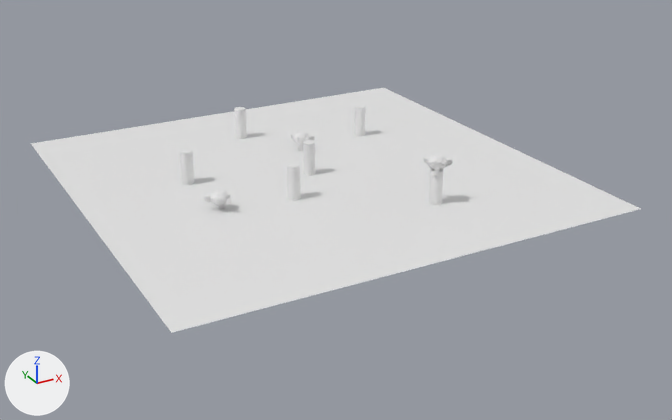
The FBX model data/scene.fbx as it was, and as the next commit left it.
Rendered twice from a camera (50 mm lens) standing at (-40.2, -78.8, 34.9) and looking at (1.2, -3.3, -2.8). Lighting does not change. The marker at lower left points along +X, +Y and +Z. Where no turn or scale is listed for an object, it has been applied to the vertices.

Objects in the first picture: 'Cylinder', 'Plane', 'Suzanne', 'Suzanne.001', 'Suzanne.002'.
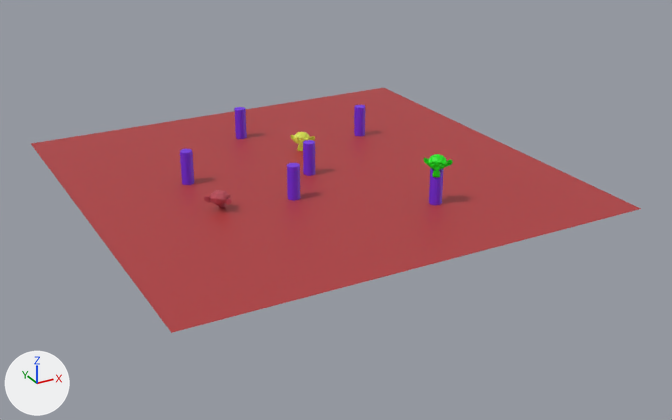
Pixel boxes [x1, y1, x2, y2] of what changed, in the pictures (672 x 420 px):
'Plane', recoloured (white to red)
    both: [31, 88, 641, 333]
'Cylinder', recoloured (white to purple)
    both: [180, 105, 444, 205]
'Suzanne.001', recoloured (white to green)
    both: [423, 154, 453, 177]
'Suzanne.002', recoloured
    both: [204, 190, 232, 208]
'Suzanne', recoloured (white to yellow)
    both: [291, 132, 315, 151]

The change in detail:
Material 'Material.002' (mat_material_002) is new.
Its base color is (0.174, 0.0268, 0.8) (purple #742ee7).
Material 'Material.005' (mat_material_005) is new.
Its base color is (0.436, 0.042, 0.0457) (red #b03a3c).
Material 'Material.003' (mat_material_003) is new.
Its base color is (0.712, 0.8, 0.0791) (yellow #dbe74f).
Material 'Material.001' (mat_material_001) is new.
Its base color is (0.489, 0.0697, 0.0987) (red #ba4b58).
Material 'Material.004' (mat_material_004) is new.
Its base color is (0.000257, 0.8, 0.0) (green #01e700).
me_cylinder has 384 vertices, 204 faces and spans x -12.3..11.1, y -13.1..14.2, z -1.8..1.8.
me_cylinder now uses material mat_material_002 (purple #742ee7).
me_plane has 4 vertices, 1 face and spans x -22.9..22.9, y -22.9..22.9, z 0.0.
me_plane now uses material mat_material_005 (red #b03a3c).
me_suzanne_002 has 505 vertices, 500 faces and spans x -1.33..1.03, y -1.31..1.02, z -0.98..0.98.
me_suzanne_002 now uses material mat_material_001 (red #ba4b58).
me_suzanne has 505 vertices, 500 faces and spans x -1.04..1.37, y -1.01..1.26, z -0.98..0.98.
me_suzanne now uses material mat_material_003 (yellow #dbe74f).
me_suzanne_001 has 505 vertices, 500 faces and spans x -1.04..1.37, y -1.01..1.26, z -0.98..0.98.
me_suzanne_001 now uses material mat_material_004 (green #01e700).
